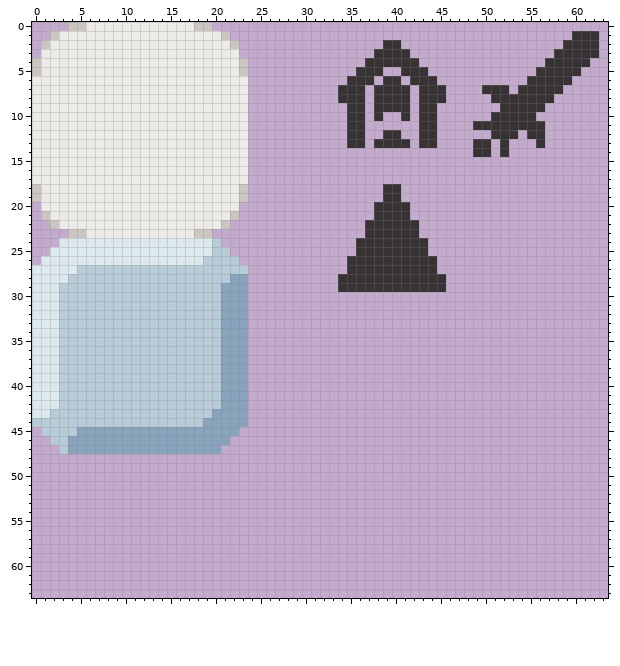
Edited in one commit: pixel-art file (examples/gui.aseprite). Above is the file before it was changed.
64x64 pixels, 1 frame.
After:
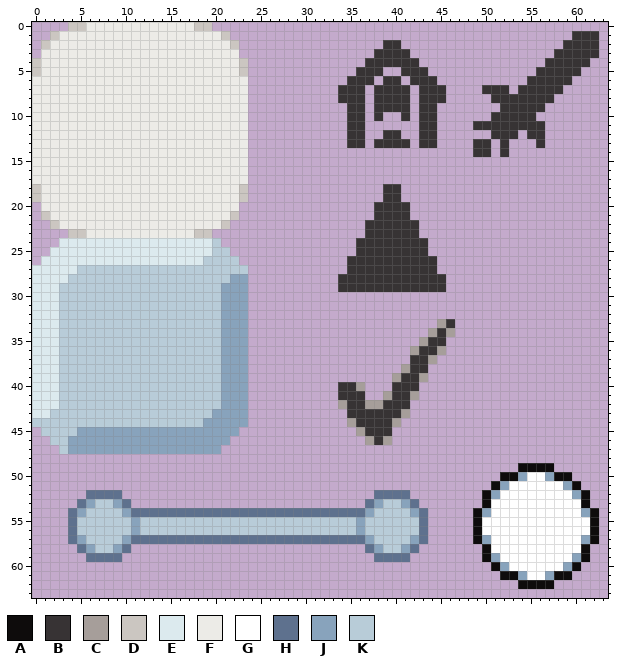
Palette (. is transparent): A #0e0c0c  B #373334  C #a69e9a  D #cbc6c1  E #dceaee  F #ecebe7  G #ffffff  H #5e718e  J #88a3bc  K #b8ccd8
What changed:
Colour A now appears in row 49 at x 54 to 57; in row 50 at x 52 to 53 and 58 to 59; in row 51 at x 51 and 60; in rows 52 to 53 at x 50 and 61; in rows 54 to 57 at x 49 and 62; in rows 58 to 59 at x 50 and 61.
Colour A now appears in row 60 at x 51 and 60; in row 61 at x 52 to 53 and 58 to 59; in row 62 at x 54 to 57.
Colour B now appears in row 33 at x 46; in row 34 at x 45; in row 35 at x 44 to 45; in row 36 at x 43 to 44; in rows 37 to 38 at x 42 to 43; in row 39 at x 41 to 42.
Colour B now appears in row 40 at x 34 to 35 and 40 to 42; in row 41 at x 34 to 36 and 40 to 41; in row 42 at x 35 to 36 and 39 to 41; in row 43 at x 35 to 40; in row 44 at x 36 to 39; in row 45 at x 37 to 39.
Colour B now appears in row 46 at x 38.
Colour C now appears in row 33 at x 45; in row 34 at x 44 and 46; in row 35 at x 43; in row 36 at x 42 and 45; in row 37 at x 44; in row 38 at x 41.
Colour C now appears in row 39 at x 40 and 43; in row 40 at x 36; in row 41 at x 39 and 42; in row 42 at x 34 and 37 to 38; in row 43 at x 41; in row 44 at x 35 and 40.
Colour C now appears in row 45 at x 36; in row 46 at x 37 and 39.
Colour G now appears in row 50 at x 55 to 56; in row 51 at x 53 to 58; in row 52 at x 52 to 59; in rows 53 to 54 at x 51 to 60; in rows 55 to 56 at x 50 to 61; in rows 57 to 58 at x 51 to 60.
Colour G now appears in row 59 at x 52 to 59; in row 60 at x 53 to 58; in row 61 at x 55 to 56.
Colour H now appears in row 52 at x 6 to 9 and 38 to 41; in row 53 at x 5, 10, 37 and 42; in row 54 at x 4, 11 to 36 and 43; in rows 55 to 56 at x 4 and 43; in row 57 at x 4, 11 to 36 and 43; in row 58 at x 5, 10, 37 and 42.
Colour H now appears in row 59 at x 6 to 9 and 38 to 41.
Colour J now appears in row 50 at x 54 and 57; in row 51 at x 52 and 59; in row 52 at x 51 and 60; in row 53 at x 6, 9, 38 and 41; in row 54 at x 5, 10, 37, 42, 50 and 61; in rows 55 to 56 at x 11 and 36.
Colour J now appears in row 57 at x 5, 10, 37, 42, 50 and 61; in row 58 at x 6, 9, 38 and 41; in row 59 at x 51 and 60; in row 60 at x 52 and 59; in row 61 at x 54 and 57.
Colour K now appears in row 53 at x 7 to 8 and 39 to 40; in row 54 at x 6 to 9 and 38 to 41; in rows 55 to 56 at x 5 to 10, 12 to 35 and 37 to 42; in row 57 at x 6 to 9 and 38 to 41; in row 58 at x 7 to 8 and 39 to 40.
Changed places in both pictures, as pixel boxes (x1, y1, x2, y2):
added: (338, 319, 455, 445)
added: (473, 463, 599, 589)
added: (68, 490, 428, 562)
